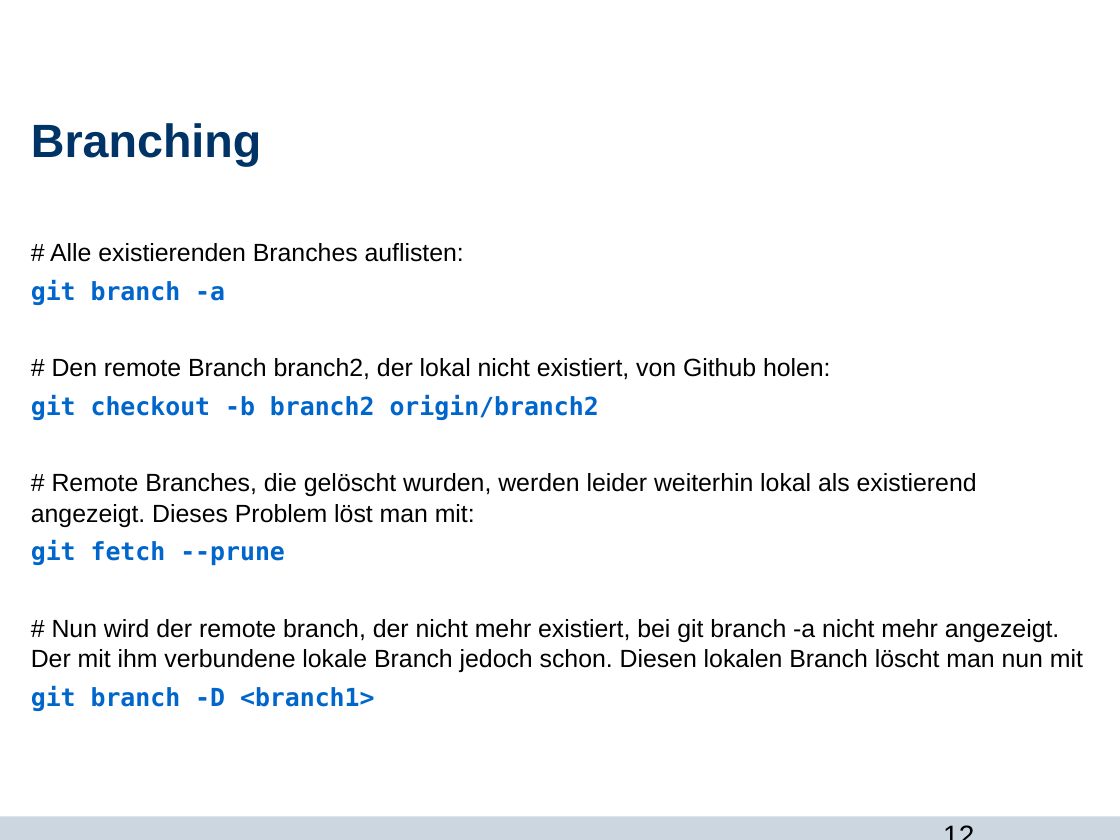
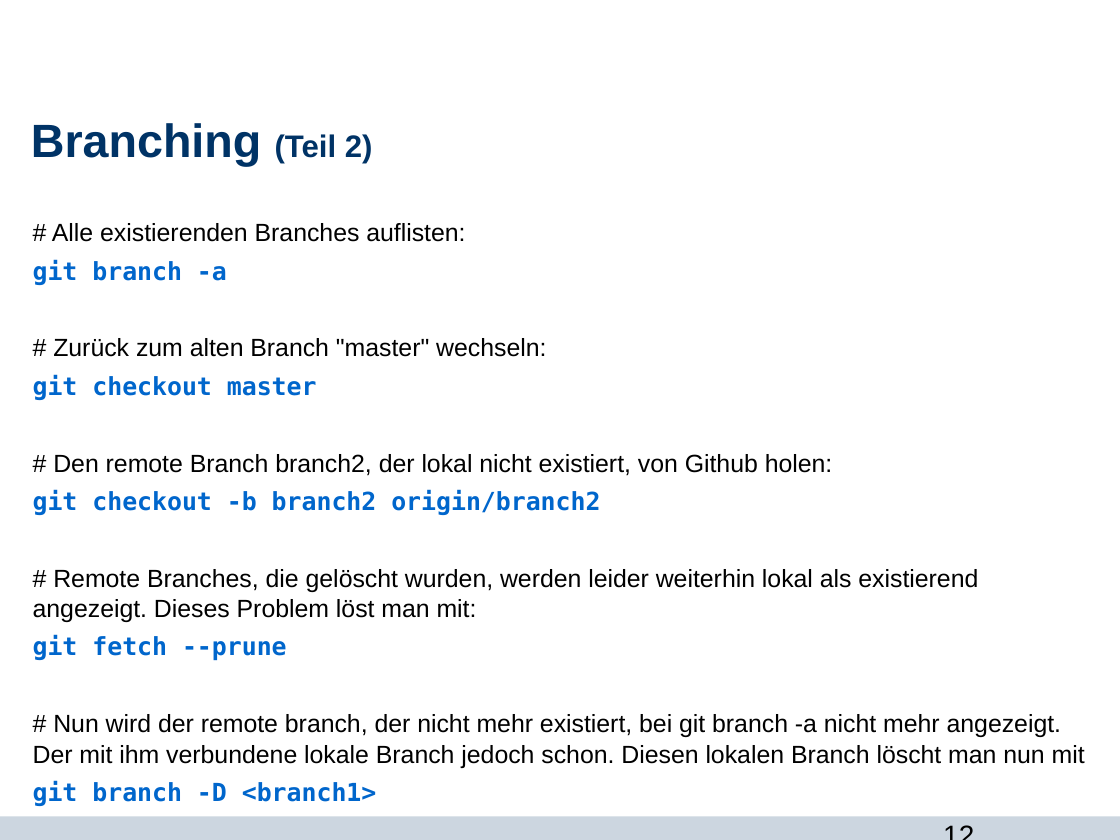
Before and after one commit to Jane333/git, a slide deck: slide 12 of git_und_du.odp. Drawn at 1120x840 pixels with LibreOffice and Linux fonts; fonts in the diff are those of the drawing; background and template pictures are left out. Boxes give left, top, right and bottom in pixels: in the first picture for what was removed or moved away, otherwise in the second. Text is boxed around its words. In the diff, an @@ line names an element or a change of style, - is before the commit and + after.

Commit message:
Branches pushen ergaenzt

```diff
--- a/git_und_du.odp
+++ b/git_und_du.odp
@@ title at (x1=31, y1=123, x2=373, y2=166): text changed @@
-Branching
+Branching (Teil 2)
@@ text "# Alle existierenden Branches auflisten:" moved from (x1=31, y1=243, x2=1083, y2=711) to (x1=33, y1=223, x2=1085, y2=768) @@
@@ text at (x1=33, y1=338, x2=546, y2=400): paragraphs added @@
+# Zurück zum alten Branch "master" wechseln:
+git checkout master
```
Also in this commit, not shown: 2 other slides changed, 1 other file.
